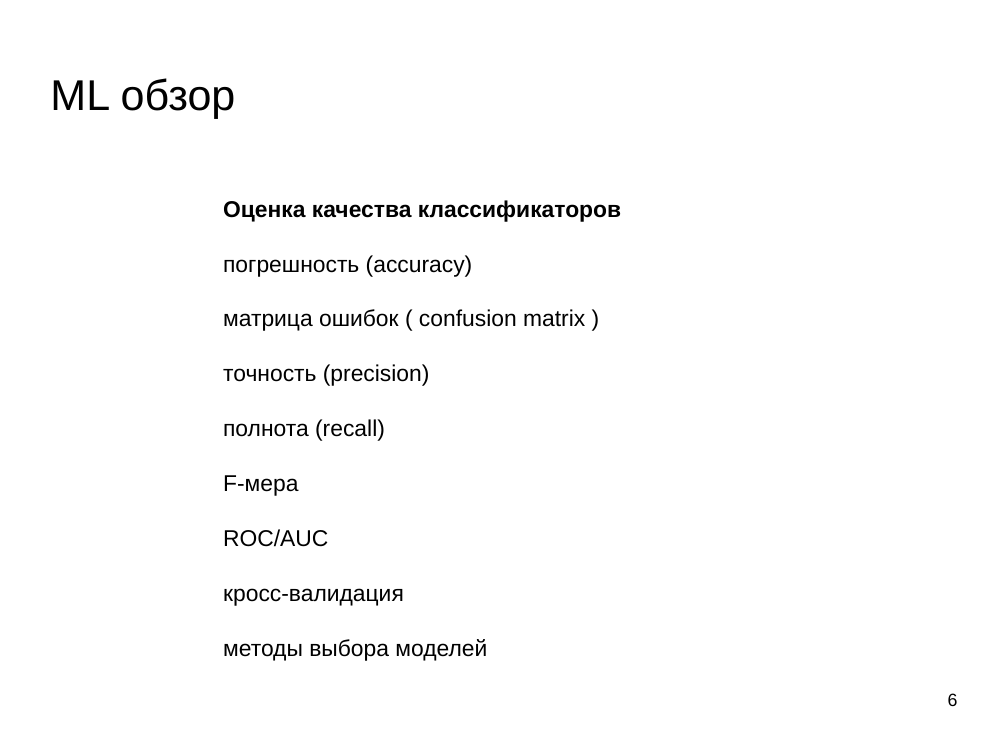
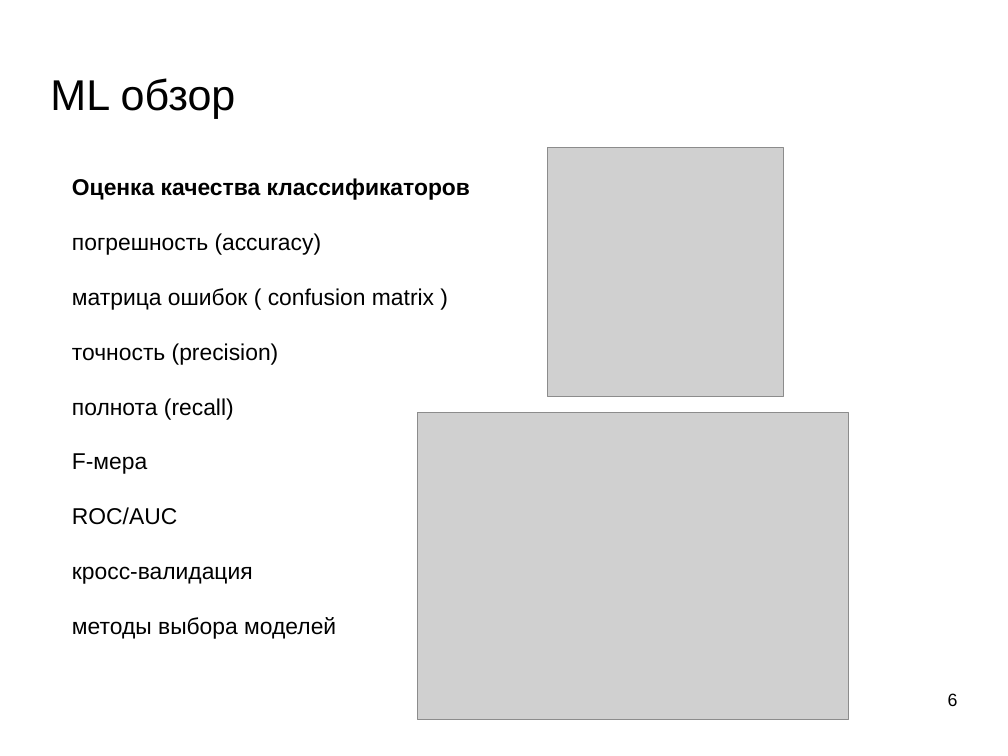
Before and after one commit to mechanoid5/ml_lectorium_legacy, a slide deck: slide 6 of 15-conclusion.odp. Drawn at 1008x756 pixels with LibreOffice and Linux fonts; fonts in the diff are those of the drawing; grey boxes stand for pictures; background and template pictures are left out. Boxes give left, top, right and bottom in pixels: in the first picture for what was removed or moved away, otherwise in the second. Text is boxed around its words. In the diff, an @@ line names an element or a change of style, - is before the commit and + after.

```diff
--- a/15-conclusion.odp
+++ b/15-conclusion.odp
@@ picture added at (547,148,783,396) @@
@@ text "Oценка качества классификаторов": place and size @@
-text "Oценка качества классификаторов" at (223,200,621,661)
+text "Oценка качества классификаторов" at (72,178,470,639)
@@ picture added at (418,413,849,721) @@
```
Also in this commit, not shown: 9 other slides changed, 4 other files.
